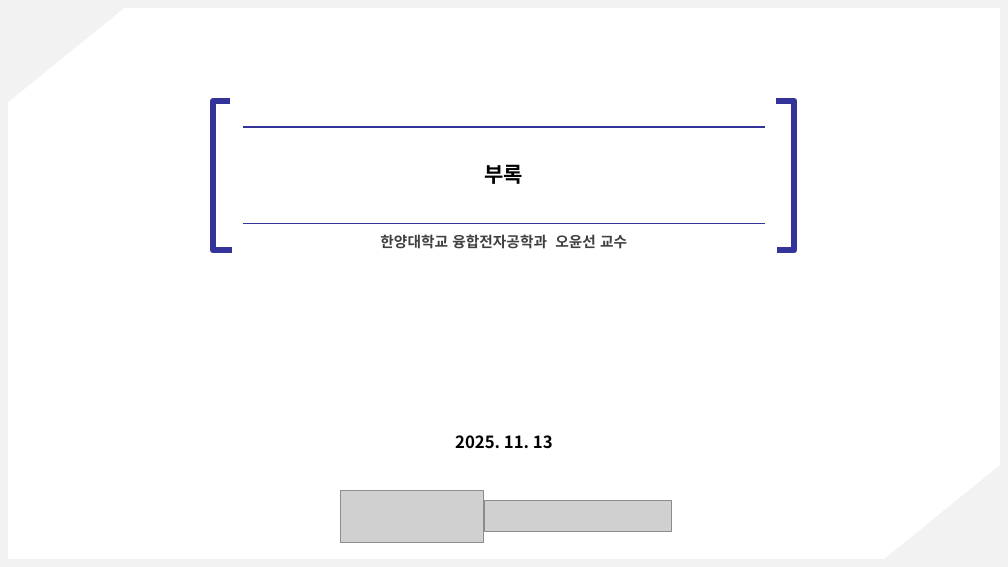
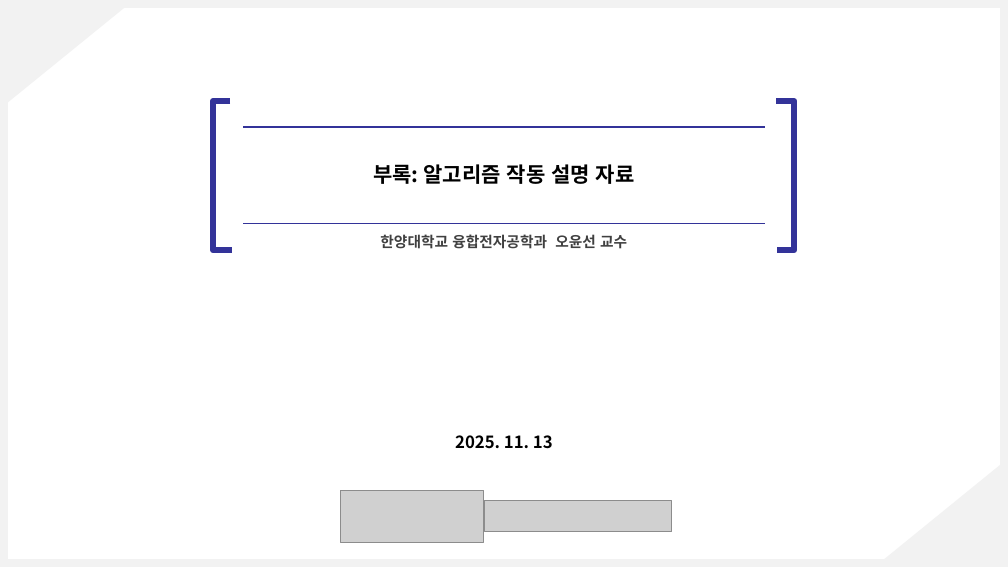
Before and after one commit to kimz1121/test, a slide deck: slide 13 of 현대차 심볼릭 플레너 예시 설명 자료_01.pptx (slide 12 before the commit). Drawn at 1008x567 pixels with LibreOffice and Linux fonts; fonts in the diff are those of the drawing; grey boxes stand for pictures. Boxes give left, top, right and bottom in pixels: in the first picture for what was removed or moved away, otherwise in the second. Text is boxed around its words. In the diff, an @@ line names an element or a change of style, - is before the commit and + after.

```diff
--- a/현대차 심볼릭 플레너 예시 설명 자료_01.pptx
+++ b/현대차 심볼릭 플레너 예시 설명 자료_01.pptx
@@ text at (373, 164, 635, 184): text changed @@
-부록
+부록: 알고리즘 작동 설명 자료
```
Also in this commit, not shown: 1 slide added.
